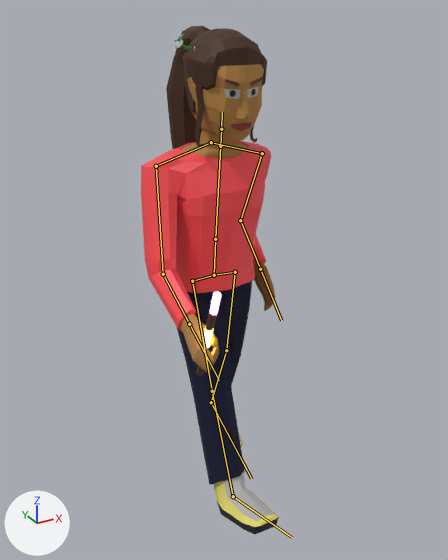
An edit to the FBX model Assets/Character Models/HeidiCutscene01.fbx, drawn before and after from the same camera.
Before and after are seen from a 50 mm camera at (-6.34, -12.11, 11.44) aimed at (-0.03, -0.65, 5.71). The axes (+X, +Y, +Z) are drawn at lower left. The lights are the same throughout. Both versions are drawn at frame 11 of the action 'Run'; the numbers are the values there. The bones that bend it are drawn over the model as lines.
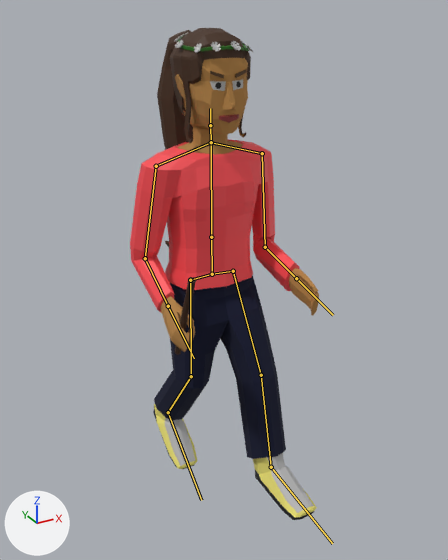
Boxes [x1, y1, x2, y2] around the edits, measured in the pictures (448 x 560 px):
'Cube', posed (37% wider)
    before: [141, 26, 279, 534]
    after: [130, 28, 319, 520]
bone 'Bone', root to tip
    before: (220, 146) to (215, 239)
    after: (211, 142) to (211, 237)
bone 'Bone.006', root to tip
    before: (192, 281) to (212, 391)
    after: (190, 280) to (191, 376)
bone 'Bone.008', root to tip
    before: (212, 391) to (233, 496)
    after: (191, 376) to (168, 412)
bone 'Bone.010', root to tip
    before: (233, 496) to (292, 537)
    after: (168, 412) to (201, 500)
bone 'Bone.007', root to tip
    before: (235, 272) to (226, 350)
    after: (233, 271) to (261, 375)
bone 'Bone.009', root to tip
    before: (226, 350) to (211, 402)
    after: (261, 375) to (271, 467)
bone 'Bone.011', root to tip
    before: (211, 402) to (251, 478)
    after: (271, 467) to (332, 543)
bone 'Bone.001', root to tip
    before: (220, 146) to (221, 129)
    after: (211, 142) to (210, 125)
bone 'Bone.014', root to tip
    before: (262, 153) to (240, 220)
    after: (262, 153) to (265, 247)
bone 'Bone.015', root to tip
    before: (156, 166) to (163, 274)
    after: (156, 166) to (145, 258)
bone 'Bone.017', root to tip
    before: (163, 274) to (189, 324)
    after: (145, 258) to (168, 306)

The edits, one by one:
Bone 'Bone' (bone_bone) moves from (0.0, 0.0, 0.55) to (0.0, 0.0, 0.0).
Bone 'Bone' (bone_bone) turns from (-6, 0, 0) to (0, 0, 0) degrees about its own x, y and z.
Bone 'Bone.006' (bone_bone_006) turns from (31, 1, -1) to (1, 0, -1) degrees about its own x, y and z.
Bone 'Bone.008' (bone_bone_008) turns from (0, 0, 0) to (-38, 0, 0) degrees about its own x, y and z.
Bone 'Bone.010' (bone_bone_010) turns from (0, 0, 0) to (4, 0, 0) degrees about its own x, y and z.
Bone 'Bone.007' (bone_bone_007) turns from (-8, 0, 3) to (27, -1, 2) degrees about its own x, y and z.
Bone 'Bone.009' (bone_bone_009) turns from (-11, 0, 0) to (-17, 0, 0) degrees about its own x, y and z.
Bone 'Bone.011' (bone_bone_011) turns from (4, 0, 0) to (-12, 0, 0) degrees about its own x, y and z.
Bone 'Bone.001' (bone_bone_001) moves from (0.0, 0.0, -0.55) to (0.0, 0.0, 0.0).
Bone 'Bone.001' (bone_bone_001) turns from (-6, 0, 0) to (0, 0, 0) degrees about its own x, y and z.
Bone 'Bone.014' (bone_bone_014) turns from (-1, 2, -31) to (0, 0, 0) degrees about its own x, y and z.
Bone 'Bone.015' (bone_bone_015) turns from (0, 1, -13) to (0, -1, 13) degrees about its own x, y and z.
Bone 'Bone.017' (bone_bone_017) turns from (0, 0, -50) to (0, 0, -74) degrees about its own x, y and z.
